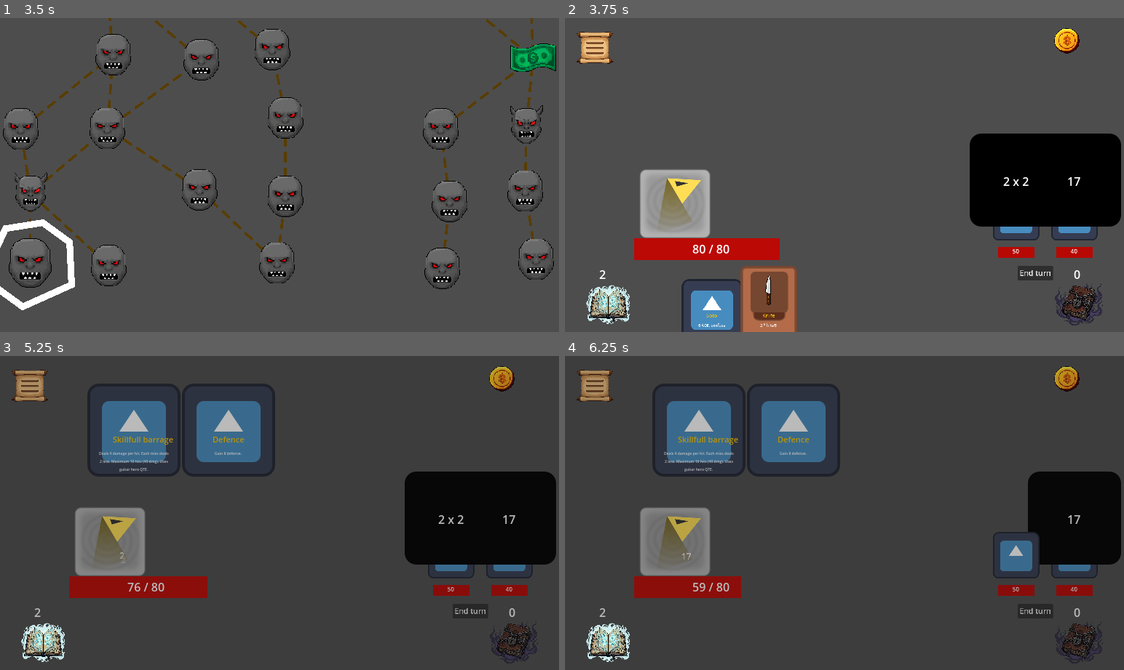
Above: before the commit, frames 1-4 (two rows, left to right).
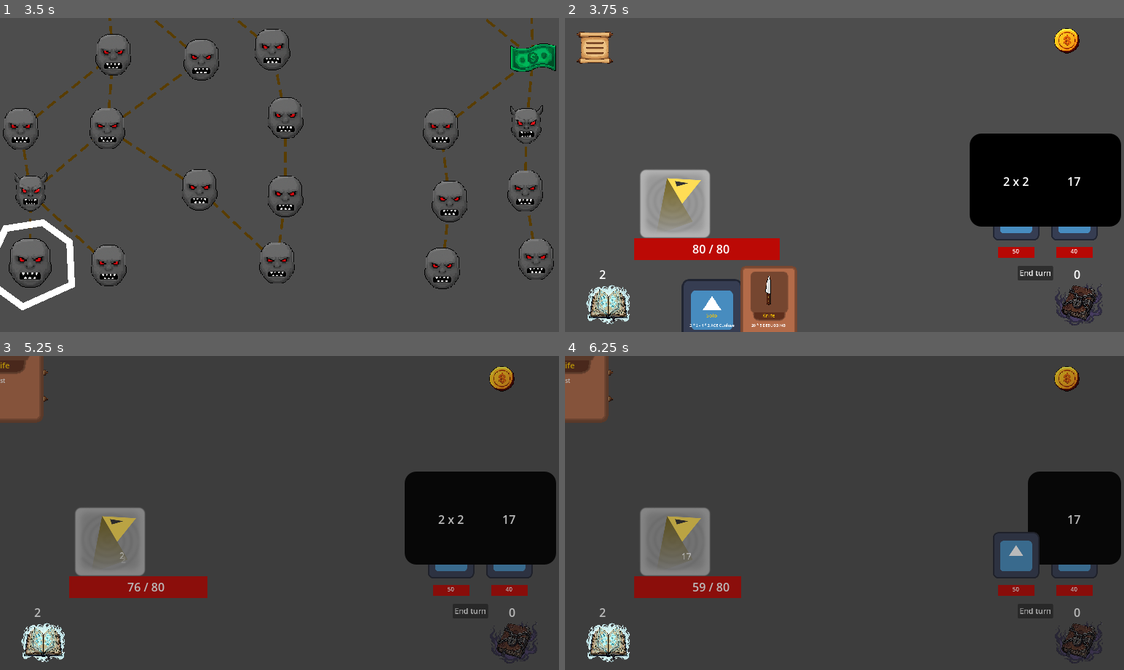
Above: after the commit, the same moments.

Repository: Frishkan/Reflex
Game: Godot game, scene res://scenes/start_screen.tscn
The game is run twice, just before and just after one commit, with the same random seed, the same clock (stepped at 60 frames per second) and the same inputs. The engine's default icon, where the game draws it, is replaced by a stand-in: a white triangle on a blue panel in a dark square.
Inputs (mouse positions are in pixels of both pictures, inside the frame that each line leads up to):
- Up to frame 1 (3.5 s): click (106, 162) at 0.5 s; click (67, 80) at 1.25 s; click (480, 272) at 2 s; move the mouse to (27, 262) at 2.77 s; hold A (a) from 2.78 s (still down); click (27, 262) at 2.92 s; tap D (d) at 3.05 s
- Up to frame 2 (3.75 s): tap Enter at 3.5 s; move the mouse to (671, 266) at 3.52 s; release A (a) at 3.53 s; tap D (d) at 3.6 s; click (671, 266) at 3.67 s
- Up to frame 3 (5.25 s): tap F (f) at 3.8 s; click "End turn" at 4.25 s; click (44, 641) at 5 s
- Up to frame 4 (6.25 s): click (1079, 641) at 5.75 s

Frame 1 is identical in both runs. In frame 2, less than 0.1% of the frame differs, in the area x 22-40%, y 97-99%; in frame 3, 7.2%, in the area x 0-50%, y 0-39%; in frame 4, 7.2%.
Error after the commit: Invalid access to property or key '[1, 0]' on a base object of type 'Dictionary'. (res://scripts/deck_cards.gd:13)

Commit message:
now adding new cards is easier, although brought in new bugs (a lot), starting to rewrite card / deck logic (its very bad)

Diff:
--- a/custom_resources/card.gd
+++ b/custom_resources/card.gd
@@ -6,3 +6,4 @@
 var name : Name
 var position : Vector2
 var index : int
+var upgraded : int
--- a/project.godot
+++ b/project.godot
@@ -20,6 +20,7 @@
 
 Events="*res://scripts/events.gd"
 Singleton="*res://scripts/Singleton.gd"
+CardsLibrary="*res://scripts/cards_library.gd"
 
 [display]
 
--- a/scenes/hand_card.tscn
+++ b/scenes/hand_card.tscn
@@ -48,6 +48,10 @@
 horizontal_alignment = 1
 autowrap_mode = 2
 
+[node name="QTEIcon" type="Sprite2D" parent="."]
+position = Vector2(60, 160)
+scale = Vector2(0.25, 0.25)
+
 [connection signal="gui_input" from="." to="." method="_on_input_event"]
 [connection signal="mouse_entered" from="." to="." method="_on_mouse_entered"]
 [connection signal="mouse_exited" from="." to="." method="_on_mouse_exited"]
--- a/scripts/Singleton.gd
+++ b/scripts/Singleton.gd
@@ -7,7 +7,7 @@
 ## 						1 - played
 ## 						2 - voided
 ## 						3 - hand
-var deck : Array[Array] = [[],[],[],[]]
+var deck : Array[Array] = [[[]],[[]],[[]],[[]]]
 var cards_count_in_hand_per_draw : int
 var character : int
 
--- a/scripts/camp.gd
+++ b/scripts/camp.gd
@@ -16,3 +16,14 @@
 
 func _on_upgrade_toggled(toggled_on: bool) -> void:
 	$/root/game/hud.open_deck(0, toggled_on, true)
+
+
+var array : Array
+var num : int
+var seeking : int = 5
+
+func _ready() :
+	while num != seeking :
+		num = randi_range(0, 100)
+		array.append(num)
+	print(array)
--- /dev/null
+++ b/scripts/cards_library.gd
@@ -0,0 +1,76 @@
+extends Node
+
+## The main place to add cards to, you also have to include their name in res://custom_resources/card.gd.
+
+func character_choosen() : ## starter cards
+	match Singleton.character :
+		1:
+			Singleton.deck[0] = [[Card.Name.KNIFE, 0], [Card.Name.DEFENCE, 0], [Card.Name.SOLO, 0], [Card.Name.SKILLFULL_BARRAGE, 0]]
+		2:
+			Singleton.deck[0] = [[Card.Name.KNIFE, 0], [Card.Name.KNIFE, 0], [Card.Name.KNIFE, 0], [Card.Name.SKILLFULL_BARRAGE, 0]]
+		3:
+			Singleton.deck[0] = [[Card.Name.FIREBALL, 0], [Card.Name.KNIFE, 0], [Card.Name.KNIFE, 0], [Card.Name.SKILLFULL_BARRAGE, 0]]
+		4:
+			Singleton.deck[0] = [[Card.Name.KNIFE, 0], [Card.Name.KNIFE, 0], [Card.Name.KNIFE, 0], [Card.Name.SKILLFULL_BARRAGE, 0]]
+
+## card info, stats
+const ICONS := { ## NAME[preload(texture), Vector2(scale), "name", "short description", "long description", preload(QTE_icon)]
+	Card.Name.KNIFE: [preload("res://textures/knife_card.png"), Vector2(1, 1), "Knife", "Deals ok damage, has no miss penalty. Uses knife QTE.", preload("res://icon.svg")],
+	Card.Name.SKILLFULL_BARRAGE: [preload("res://icon.svg"), Vector2(1, 1), "Skillfull barrage", "Deals massive damage, but has big miss penalty. Uses guitar hero QTE.", preload("res://icon.svg")],
+	Card.Name.DEFENCE: [preload("res://icon.svg"), Vector2(1, 1), "Defence", "Gain defence.", preload("res://icon.svg")],
+	Card.Name.FIREBALL: [preload("res://icon.svg"), Vector2(1, 1), "Fireball", "Damage an enemy and inflict burn. Uses guitar hero QTE.", preload("res://icon.svg")],
+	Card.Name.SOLO: [preload("res://icon.svg"), Vector2(1, 1), "Solo", "Damages and confuses all enemies. Uses guitar QTE.", preload("res://icon.svg")],
+}
+
+const STATS := { ## NAME[base[effect, hits, miss_penalty, speed], upgrade[effect, hits, miss_penalty, speed], "special effects"]
+	Card.Name.KNIFE: [[20, 5, 0, 300], [2, 7, 0, 300], "DEBUGGING"],
+	Card.Name.SKILLFULL_BARRAGE: [[4, 8, 2, 400], [6, 10, 2, 400], ""],
+	Card.Name.DEFENCE: [[8, 0, 0, 0], [10, 0, 0, 0], "Defence"],
+	Card.Name.FIREBALL: [[2, 12, 0, 400], [3, 12, 0, 400], "Ignite"],
+	Card.Name.SOLO: [[2, 2, 4, 200], [3, 2, 4, 200], "AOE Confuse"], ## uses guitar, miss = chords
+}
+
+const FUNCTIONS := {
+	Card.Name.KNIFE: ["knife"],
+	Card.Name.SKILLFULL_BARRAGE: ["skillfull_barrage"],
+	Card.Name.DEFENCE: ["defence"],
+	Card.Name.FIREBALL: ["fireball"],
+	Card.Name.SOLO: ["solo"],
+}
+
+## Card :
+## $/root/game/FightScene/QTEs.qte([max hits, speed]) !!-NOT ALWAYS-!!, is dependant on QTE
+## await Events.qte_ended
+## damage()/defend()/heal()/buff()/debuff()/special() <- (effect_strenght[hits, misses])
+
+var effect_strenght : Array ## [hits : int, misses : int]
+
+func knife(upgraded : int) :
+	var carray = STATS[Card.Name.KNIFE][upgraded]
+	$/root/game/FightScene/QTEs.knife([carray[1], carray[3]])
+	await Events.qte_ended
+	$/root/game/FightScene.damage(effect_strenght[0] * carray[0])
+
+func skillfull_barrage(upgraded : int) :
+	var carray = STATS[Card.Name.SKILLFULL_BARRAGE][upgraded]
+	$/root/game/FightScene/QTEs.guitar_hero([carray[1], carray[3]])
+	await Events.qte_ended
+	$/root/game/FightScene.damage(effect_strenght[0] * carray[0] - effect_strenght[1] * carray[2])
+
+func defence(upgraded : int) :
+	var carray = STATS[Card.Name.DEFENCE][upgraded]
+	$/root/game/FightScene.defend(carray[0])
+
+func fireball(upgraded : int) :
+	var carray = STATS[Card.Name.FIREBALL][upgraded]
+	$/root/game/FightScene/QTEs.guitar_hero([carray[1], carray[3]])
+	await Events.qte_ended
+	$/root/game/FightScene.damage(effect_strenght[0] * carray[0] - effect_strenght[1] * carray[2])
+	$/root/game/FightScene.debuff(2, 4) ## burn
+
+func solo(upgraded : int) :
+	var carray = STATS[Card.Name.SOLO][upgraded]
+	$/root/game/FightScene/QTEs.guitar([carray[3], carray[2], carray[1]])
+	await Events.qte_ended
+	$/root/game/FightScene.damage_all(effect_strenght[0] * carray[0] - effect_strenght[1] * 2)
+	$/root/game/FightScene.debuff(5, 1) ## confuse
--- a/scripts/character_choosing.gd
+++ b/scripts/character_choosing.gd
@@ -30,18 +30,8 @@
 
 func _on_confirm_pressed() -> void:
 	Singleton.character = character
+	CardsLibrary.character_choosen()
 	Singleton.cards_count_in_hand_per_draw = cards_in_hand
-
-	match character : ## gives out starter cards
-		1:
-			Singleton.deck = [[Card.Name.KNIFE, Card.Name.DEFENCE, Card.Name.SOLO, Card.Name.SKILLFULL_BARRAGE],[],[],[]]
-		2:
-			Singleton.deck = [[Card.Name.KNIFE, Card.Name.KNIFE, Card.Name.KNIFE, Card.Name.SKILLFULL_BARRAGE],[],[],[]]
-		3:
-			Singleton.deck = [[Card.Name.FIREBALL, Card.Name.KNIFE, Card.Name.KNIFE, Card.Name.SKILLFULL_BARRAGE],[],[],[]]
-		4:
-			Singleton.deck = [[Card.Name.KNIFE, Card.Name.KNIFE, Card.Name.KNIFE, Card.Name.SKILLFULL_BARRAGE],[],[],[]]
-
 	$/root/game/map.visible = true
 	$/root/game/map.start()
 	$/root/game/hud.update_hero_health()
--- a/scripts/deck_cards.gd
+++ b/scripts/deck_cards.gd
@@ -10,11 +10,11 @@
 		var new_card = HAND_CARD.instantiate() as Control
 		self.add_child(new_card)
 		new_card.is_usable_in_hand = false
-		new_card.sprite_2d.texture = new_card.ICONS[Singleton.deck[deck_type][cards - 1]][0]
-		new_card.name_label.text = new_card.ICONS[Singleton.deck[deck_type][cards - 1]][2]
-		new_card.short_desc.text = new_card.ICONS[Singleton.deck[deck_type][cards - 1]][4] ## long desc
+		new_card.sprite_2d.texture = CardsLibrary.ICONS[Singleton.deck[deck_type][cards - 1]][0]
+		new_card.name_label.text = CardsLibrary.ICONS[Singleton.deck[deck_type][cards - 1]][2]
+		new_card.short_desc.text = CardsLibrary.ICONS[Singleton.deck[deck_type][cards - 1]][4] ## long desc
 		new_card.short_desc.label_settings.font_size = 5
-		new_card.scale = new_card.ICONS[Singleton.deck[deck_type][cards - 1]][1]
+		new_card.scale = CardsLibrary.ICONS[Singleton.deck[deck_type][cards - 1]][1]
 		new_card.hand_card_name = Singleton.deck[deck_type][cards - 1]
 		new_card.position = Vector2((cards % 4) * 130 + 124, (cards / 4) * 194 + 10)
 	height = (get_child_count() / 4) * 194
--- a/scripts/fight_scene.gd
+++ b/scripts/fight_scene.gd
@@ -9,14 +9,6 @@
 var room_type : Room.Type
 var effect_strenght : Array
 var hero_defence : int = 0
-
-const FUNCTIONS := {
-	Card.Name.KNIFE: ["knife"], ##  card function call
-	Card.Name.SKILLFULL_BARRAGE: ["skillfull_barrage"],
-	Card.Name.DEFENCE: ["defence"],
-	Card.Name.FIREBALL: ["fireball"],
-	Card.Name.SOLO: ["solo"],
-}
 
 func _ready() -> void:
 	Events.card_played.connect(_card_played)
@@ -32,7 +24,7 @@
 			$Hero/Sprite2D.texture = preload("res://textures/character_1.png")
 
 func _card_played(hand_card : HandCard) :
-	self.call(FUNCTIONS[hand_card.hand_card_name][0])
+	CardsLibrary.call(CardsLibrary.FUNCTIONS[hand_card.hand_card_name][0], hand_card.upgraded)
 
 func _on_enemies_child_exiting_tree(node: Node) -> void:
 	if !exited_by_button :
@@ -45,6 +37,10 @@
 
 func damage(result : int) :
 	enemies_node.get_children()[enemies_node.get_child_count() - 1].change_health(result * -1)
+
+func damage_all(result : int) :
+	for enemy in enemies_node.get_children() :
+		enemy.change_health(result * -1)
 
 func defend(result : int) :
 	hero_defence += result
@@ -61,36 +57,3 @@
 	else :
 		$/root/game/hud/Health/HeroDefence.visible = false
 		$/root/game/hud/Health/HeroDefenceNumber.visible = false
-
-## Card :
-## $QTEs.card([max hits, speed]) !!-NOT ALWAYS-!!
-## await Events.qte_ended
-## damage()/defend()/heal()/buff()/debuff()/special() <- (effect_strenght[hits, misses])
-
-## adding cards happens mainly here, but also : res://custom_resources/card.gd, res://scripts/hand_card.gd,
-## and to add as part of the staring deck : res://scripts/character_choosing.gd
-
-func knife() :
-	$QTEs.knife([5, 300])
-	await Events.qte_ended
-	damage(effect_strenght[0] * 20) ## originally 5
-
-func skillfull_barrage() :
-	$QTEs.guitar_hero([10, 400])
-	await Events.qte_ended
-	damage(effect_strenght[0] * 4 - effect_strenght[1] * 2)
-
-func defence() :
-	defend(8)
-
-func fireball() :
-	$QTEs.guitar_hero([8, 400])
-	await Events.qte_ended
-	damage(effect_strenght[0] * 6 - effect_strenght[1] * 2)
-	debuff(2, 4) ## burn
-
-func solo() :
-	$QTEs.guitar([400, 4, 2])
-	await Events.qte_ended
-	damage(effect_strenght[0] * 6 - effect_strenght[1] * 2)
-	debuff(5, 1) ## confuse
--- a/scripts/guitar.gd
+++ b/scripts/guitar.gd
@@ -75,7 +75,7 @@
 func _on_hits_container_child_exiting_tree(node: Node) -> void:
 	if $HitsContainer.get_child_count() <= 1 :
 		var effect_strenght = [hits, misses]
-		get_parent().get_parent().effect_strenght = effect_strenght
+		CardsLibrary.effect_strenght = effect_strenght
 		Events.qte_ended.emit()
 		get_parent().qte_active = false
 		queue_free()
--- a/scripts/guitar_hero_qte.gd
+++ b/scripts/guitar_hero_qte.gd
@@ -71,7 +71,7 @@
 func _on_hits_container_child_exiting_tree(_node: Node) -> void:
 	if $HitsContainer.get_child_count() <= 1 && counter == global_card_stats[0]:
 		var effect_strenght = [hits, misses]
-		get_parent().get_parent().effect_strenght = effect_strenght
+		CardsLibrary.effect_strenght = effect_strenght
 		Events.qte_ended.emit()
 		get_parent().qte_active = false
 		queue_free()
--- a/scripts/hand.gd
+++ b/scripts/hand.gd
@@ -11,10 +11,8 @@
 func _enemy_turn_ended() :
 	redraw(Singleton.cards_count_in_hand_per_draw)
 	turn_endable = true
-
-func card_picked_up(card: Card) :
-	_spawn_card(card)
-	Events.card_recalculate.emit()
+	$/root/game/hud/Deck/CardsPlayed.text = str(Singleton.deck[1].size())
+	$/root/game/hud/Deck/CardsToDraw.text = str(Singleton.deck[0].size())
 
 func _spawn_card(card : Card) :
 	if cards.get_child_count() == 12 :
@@ -47,11 +45,10 @@
 		shuffle()
 		for cards in Singleton.deck[0].size() :
 			draw(choose_random_card(0))
-
 	elif Singleton.deck[0].size() < count && Singleton.deck[1].size() >= count - Singleton.deck[0].size():
+		var remainder = count - Singleton.deck[0].size()
 		for cards in Singleton.deck[0].size() :
 			draw(choose_random_card(0))
-		var remainder = count - Singleton.deck[0].size()
 		shuffle()
 		for cards in remainder :
 			draw(choose_random_card(0))
@@ -60,24 +57,25 @@
 		for cards in count :
 			draw(choose_random_card(0))
 
-func draw(card_index : int) :
+func draw(card_index : int) : ##!!!
 	if cards.get_child_count() != 12 :
 		Singleton.deck[3].append(Singleton.deck[0][card_index]) ## copies card from unplayed to hand
 		var new_card := Card.new()
-		new_card.name = Singleton.deck[0][card_index]
+		new_card.name = Singleton.deck[0][card_index][0] ## ?!?!?!?!?
 		Singleton.deck[0].remove_at(card_index)
-		card_picked_up(new_card)
+		_spawn_card(new_card)
+		Events.card_recalculate.emit()
 		$/root/game/hud/Deck/CardsToDraw.text = str(Singleton.deck[0].size())
 		await get_tree().create_timer(0.001).timeout
 
 func shuffle() :
-	for cards in Singleton.deck[1].size() :
-		Singleton.deck[0].append(Singleton.deck[1][cards - 1])
+	Singleton.deck[0].append_array(Singleton.deck[1])
 	Singleton.deck[1].clear()
 	$/root/game/hud/Deck/CardsPlayed.text = str(Singleton.deck[1].size())
+	$/root/game/hud/Deck/CardsToDraw.text = str(Singleton.deck[0].size())
 
 func _on_end_turn_button_pressed() -> void:
-	if turn_endable :
+	if turn_endable && !$/root/game/FightScene/QTEs.qte_active :
 		Singleton.deck[1].append_array(Singleton.deck[3])
 		Singleton.deck[3].clear()
 		turn_endable = false
--- a/scripts/hand_card.gd
+++ b/scripts/hand_card.gd
@@ -4,51 +4,48 @@
 @onready var sprite_2d : Sprite2D = $Sprite2D
 @onready var name_label : Label = $Name
 @onready var short_desc : Label = $ShortDesc
+@onready var qte_icon : Sprite2D = $QTEIcon
 
 
-var card : Card : set = set_card
+var card : Card : set = set_card ##??
 var index : int
 var hand_size := 800
 var hand_card_name : Card.Name
 var is_usable_in_hand := true
-
-
-const ICONS := { ## NAME[preload(texture), Vector2(scale), "name", "short description", "long description", preload(QTE_icon), base[damage, hits, miss_penalty, speed], upgrade[damage, hits, miss_penalty, speed]]
-	Card.Name.KNIFE: [preload("res://textures/knife_card.png"), Vector2(1, 1), "Knife", "2 * hits/5", "Deals 2 damage per hit. Maximum 5 hits (10 dmg). Uses knife QTE.", preload("res://icon.svg"), [], []],
-	Card.Name.SKILLFULL_BARRAGE: [preload("res://icon.svg"), Vector2(1, 1), "Skillfull barrage", "4 * hits/10 - 2 * (10 - hits/10)", "Deals 4 damage per hit. Each miss deals 2 less. Maximum 10 hits (40 dmg). Uses guitar hero QTE.", preload("res://icon.svg"), [], []],
-	Card.Name.DEFENCE: [preload("res://icon.svg"), Vector2(1, 1), "Defence", "8", "Gain 8 defence.", preload("res://icon.svg"), [], []],
-	Card.Name.FIREBALL: [preload("res://icon.svg"), Vector2(1, 1), "Fireball", "10", "Damage an enemy for 8 damage and inflict burn", preload("res://icon.svg"), [], []],
-	Card.Name.SOLO: [preload("res://icon.svg"), Vector2(1, 1), "Solo", "6 AOE, confuse", "Damage all enemies for 6 damage and confuse", preload("res://icon.svg"), [], []],
-}
+var upgraded := 0
 
 func _ready() -> void:
 	Events.card_recalculate.connect(_recalculate_position)
 
-func set_card(new_card: Card) :
+func set_card(new_card: Card) : ##!!
 	card = new_card
 	self.position = card.position
-	sprite_2d.texture = ICONS[card.name][0]
-	name_label.text = ICONS[card.name][2]
-	short_desc.text = ICONS[card.name][3]
-	self.scale = ICONS[card.name][1]
+	sprite_2d.texture = CardsLibrary.ICONS[card.name][0]
+	name_label.text = CardsLibrary.ICONS[card.name][2]
+	qte_icon.texture = CardsLibrary.ICONS[card.name][4]
+	short_desc.text = str(CardsLibrary.STATS[card.name][Singleton.deck[3][Singleton.deck[3].size()-1][1]][0])
+	if CardsLibrary.STATS[card.name][Singleton.deck[3][Singleton.deck[3].size()-1][1]][1] != 0 :
+		short_desc.text += " * " + str(CardsLibrary.STATS[card.name][Singleton.deck[3][Singleton.deck[3].size()-1][1]][1])
+		if CardsLibrary.STATS[card.name][Singleton.deck[3][Singleton.deck[3].size()-1][1]][2] != 0 :
+			short_desc.text += " - " + str(CardsLibrary.STATS[card.name][Singleton.deck[3][Singleton.deck[3].size()-1][1]][2]) + " * " + str(CardsLibrary.STATS[card.name][Singleton.deck[3][Singleton.deck[3].size()-1][1]][1])
+	if CardsLibrary.STATS[card.name][2] != "" :
+		short_desc.text += " " + str(CardsLibrary.STATS[card.name][2])
+	upgraded = Singleton.deck[3][Singleton.deck[3].size()-1][1]
+	self.scale = CardsLibrary.ICONS[card.name][1]
 	index = card.index
 	hand_card_name = card.name
-
 
 func _on_mouse_entered() -> void:
 	self.scale = self.scale * 1.5
 	self.position += - Vector2(40, 80)
 	self.z_index += 1
 
-
-
 func _on_mouse_exited() -> void:
 	self.scale = self.scale / 1.5
 	self.position += + Vector2(40, 80)
 	self.z_index += - 1
 
-
-func _on_input_event(event: InputEvent) -> void:
+func _on_input_event(event: InputEvent) -> void: ##!!
 	if event.is_action_pressed("left_mouse") && !$/root/game/FightScene/QTEs.qte_active && is_usable_in_hand:
 		Events.card_played.emit(self)
 		queue_free()
--- a/scripts/knife_qte.gd
+++ b/scripts/knife_qte.gd
@@ -34,7 +34,7 @@
 func _on_hits_container_child_exiting_tree(_node: Node) -> void:
 	if $HitsContainer.get_child_count() <= 1 && counter == global_card_stats[0]:
 		var effect_strenght = [hits, misses]
-		get_parent().get_parent().effect_strenght = effect_strenght
+		CardsLibrary.effect_strenght = effect_strenght
 		Events.qte_ended.emit()
 		get_parent().qte_active = false
 		queue_free()
--- a/scripts/timing_circle_qte.gd
+++ b/scripts/timing_circle_qte.gd
@@ -29,7 +29,7 @@
 func _on_hits_container_child_exiting_tree(node: Node) -> void:
 	if get_child_count() <= 3 :
 		var effect_strenght = [value, time_elapsed - (local_card_stats[2] * 2)]
-		get_parent().effect_strenght = effect_strenght
+		CardsLibrary.effect_strenght = effect_strenght
 		Events.qte_ended.emit()
 		get_parent().qte_active = false
 		queue_free()
